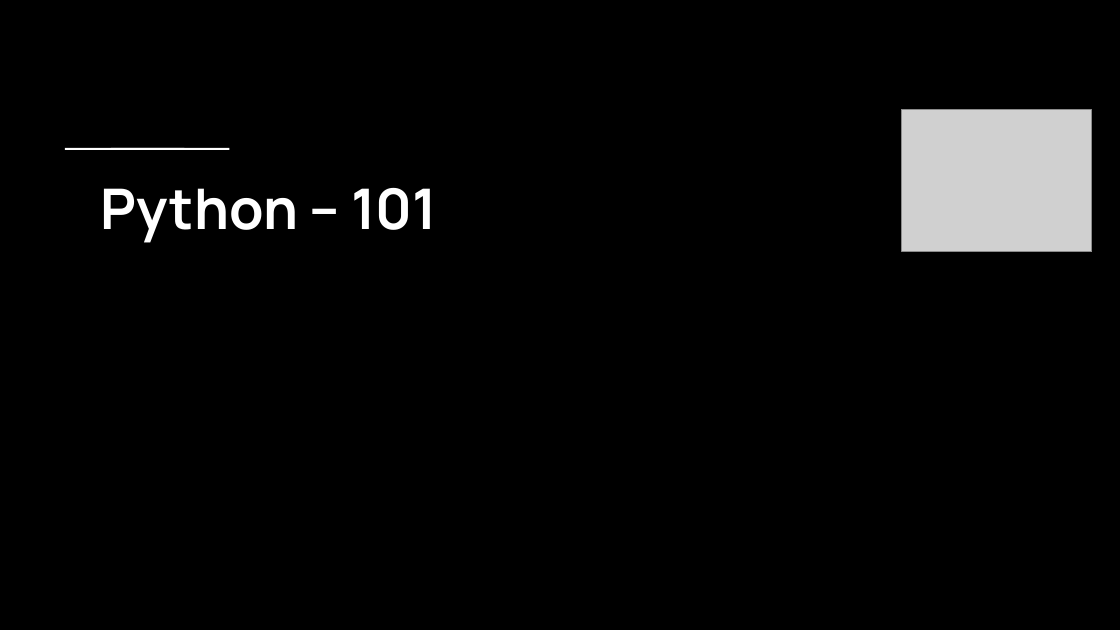
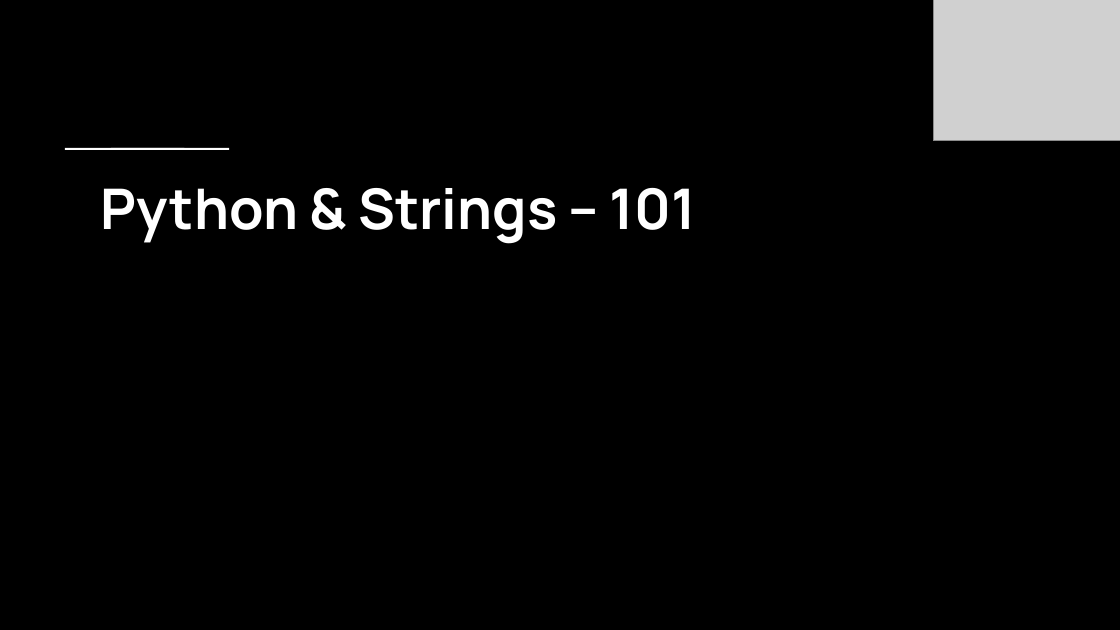
Before and after one commit to AlexandreGazagnes/CentraleSupElec-NLP-Public-Resources, a slide deck: slide 15 of sessions/01-Day/011-Morning/011-01-Presentation.pptx (slide 14 before the commit). Drawn at 1120x630 pixels with LibreOffice and Linux fonts; fonts in the diff are those of the drawing; grey boxes stand for pictures. Boxes give left, top, right and bottom in pixels: in the first picture for what was removed or moved away, otherwise in the second. Text is boxed around its words. In the diff, an @@ line names an element or a change of style, - is before the commit and + after.

```diff
--- a/sessions/01-Day/011-Morning/011-01-Presentation.pptx
+++ b/sessions/01-Day/011-Morning/011-01-Presentation.pptx
@@ picture: place and size @@
-picture at <box>902,110,1092,252</box>
+picture at <box>933,0,1120,141</box>
@@ title at <box>101,188,696,243</box>: text changed @@
-Python – 101
+Python & Strings – 101
```
Also in this commit, not shown: 14 other slides changed, 1 slide added, 2 slides removed, 8 other files.
